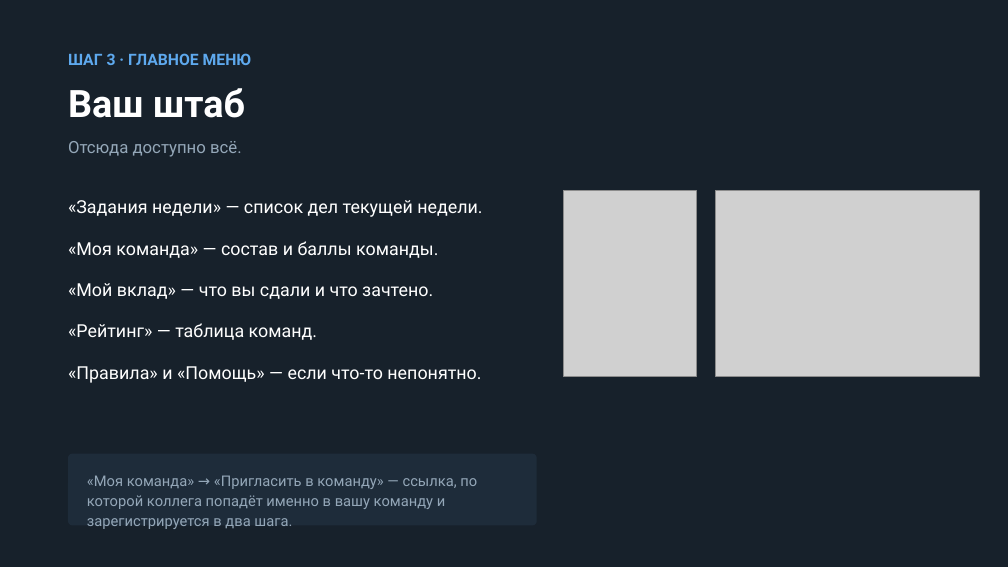
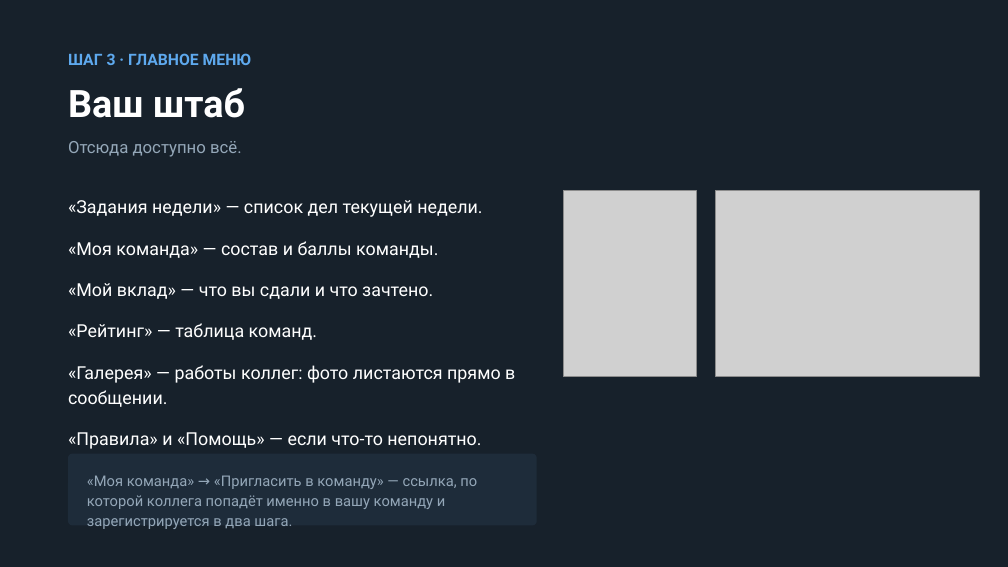
Before and after one commit to ekzotik-inc/we_grow_dobro, a slide deck: slide 7 of data/Марафон_добрых_дел_для_участников.pptx. Drawn at 1008x567 pixels with LibreOffice and Linux fonts; fonts in the diff are those of the drawing; grey boxes stand for pictures. Boxes give left, top, right and bottom in pixels: in the first picture for what was removed or moved away, otherwise in the second. Text is boxed around its words. In the diff, an @@ line names an element or a change of style, - is before the commit and + after.

```diff
--- a/data/Марафон_добрых_дел_для_участников.pptx
+++ b/data/Марафон_добрых_дел_для_участников.pptx
@@ text at [68,365,515,407]: paragraph added @@
+«Галерея» — работы коллег: фото листаются прямо в сообщении.
```
Also in this commit, not shown: 11 other files.
